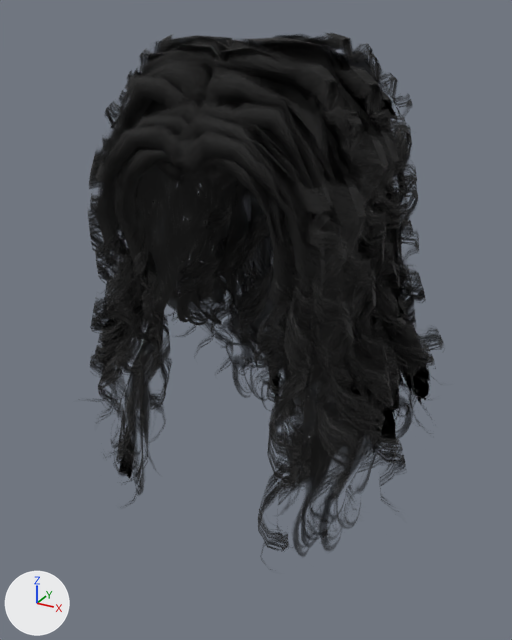
What one commit did to the glTF model app/assets/humans/male/punkduck_alpha7_curly.glb.
The view is the same before and after, from a 50 mm lens placed at (0.299, -0.585, 1.779), pointed at (-0.014, -0.017, 1.495). Every picture has the same lights, and +X, +Y and +Z are marked at lower left. The picture after the commit comes second. Vertices at exactly the same position are counted once.

The first picture shows 'part_punkduck_alpha7_curly'.
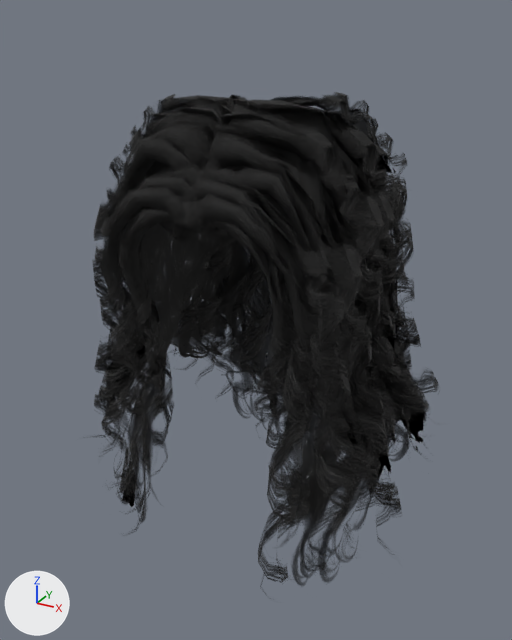
The newer file adds a shape key; the second version is drawn at full value of the shape key 'torso_short' of 'part_punkduck_alpha7_curly', and the change is written as the vertex moves it makes.

Boxes (x1, y1, x2, y2) around the edits, measured in the pictures (512 x 640 px; the box of a moved part takes in the faces that stretch with it):
'part_punkduck_alpha7_curly', reshaped
    before: (87, 33, 443, 561)
    after: (92, 92, 439, 594)
part 1 of me_curly, moved or reshaped
    before: (380, 89, 419, 264)
    after: (375, 144, 415, 311)
part 2 of me_curly, moved or reshaped
    before: (335, 67, 417, 254)
    after: (332, 129, 412, 307)
part 3 of me_curly, moved or reshaped
    before: (210, 47, 387, 213)
    after: (211, 113, 382, 281)
part 4 of me_curly, moved or reshaped
    before: (258, 44, 429, 392)
    after: (257, 105, 424, 438)
part 5 of me_curly, moved or reshaped
    before: (338, 53, 434, 395)
    after: (331, 112, 429, 441)
part 6 of me_curly, moved or reshaped
    before: (177, 157, 296, 379)
    after: (179, 220, 295, 426)
part 7 of me_curly, moved or reshaped (mostly hidden)
    before: (345, 70, 421, 355)
    after: (340, 125, 418, 415)
part 8 of me_curly, moved or reshaped (mostly hidden)
    before: (354, 96, 417, 366)
    after: (351, 158, 412, 406)
part 9 of me_curly, moved or reshaped
    before: (337, 99, 408, 399)
    after: (334, 157, 404, 445)
part 10 of me_curly, moved or reshaped
    before: (260, 77, 399, 424)
    after: (260, 141, 395, 468)
part 11 of me_curly, moved or reshaped (mostly hidden)
    before: (168, 193, 202, 316)
    after: (167, 237, 203, 353)
part 12 of me_curly, moved or reshaped
    before: (121, 148, 211, 355)
    after: (125, 208, 183, 398)
part 13 of me_curly, moved or reshaped
    before: (102, 44, 225, 145)
    after: (107, 107, 224, 200)
part 14 of me_curly, moved or reshaped (mostly hidden)
    before: (232, 40, 244, 44)
    after: (233, 99, 253, 111)
part 15 of me_curly, moved or reshaped
    before: (119, 35, 231, 102)
    after: (123, 94, 232, 158)
part 16 of me_curly, moved or reshaped
    before: (254, 33, 412, 122)
    after: (252, 95, 407, 182)
part 17 of me_curly, moved or reshaped
    before: (87, 35, 443, 561)
    after: (92, 92, 439, 594)

Patch to the scene script:
```diff
--- a/app/assets/humans/male/punkduck_alpha7_curly.glb.py
+++ b/app/assets/humans/male/punkduck_alpha7_curly.glb.py
@@ me_curly @@
-me_curly.from_pydata(...)  # 6068 vertices, 11304 faces; spans x -0.188..0.188, y -0.164..0.165, z 1.296..1.765
+me_curly.from_pydata(...)  # 6068 vertices, 11304 faces; spans x -0.188..0.188, y -0.164..0.165, z 1.267..1.719
+# me_curly part 1: the loose piece of 90 vertices spanning x 0.004..0.136, y 0.003..0.04, z 1.54..1.728 is moved by (0.0, 0.0, -0.046)
+# me_curly part 2: the loose piece of 90 vertices spanning x -0.013..0.147, y -0.049..-0.01, z 1.572..1.757 is moved by (0.0, 0.0, -0.046)
+# me_curly part 3: the loose piece of 90 vertices spanning x -0.011..0.134, y -0.114..-0.073, z 1.614..1.753 is moved by (0.0, 0.0, -0.047)
+# me_curly part 4: the loose piece of 90 vertices spanning x 0.004..0.17, y -0.08..-0.022, z 1.434..1.755 is moved by (0.0, 0.0, -0.046)
+# me_curly part 5: the loose piece of 90 vertices spanning x 0.005..0.177, y -0.057..0.021, z 1.435..1.747 is moved by (0.0, 0.0, -0.046)
+# me_curly part 6: the loose piece of 90 vertices spanning x -0.024..0.083, y -0.15..-0.112, z 1.485..1.69 is moved by (0.0, 0.0, -0.046)
+# me_curly part 7: the loose piece of 90 vertices spanning x 0.019..0.157, y -0.025..0.039, z 1.445..1.739 is scaled about its middle by (1, 1, 0.995), then moved by (0.0, 0.0, -0.046)
+# me_curly part 8: the loose piece of 90 vertices spanning x 0.017..0.159, y -0.043..0.008, z 1.466..1.74 is moved by (0.0, 0.0, -0.046)
+# me_curly part 9: the loose piece of 90 vertices spanning x 0.017..0.159, y -0.066..-0.011, z 1.441..1.738 is moved by (0.0, 0.0, -0.046)
+# me_curly part 10: the loose piece of 90 vertices spanning x 0.016..0.164, y -0.089..-0.035, z 1.42..1.734 is moved by (0.0, 0.0, -0.046)
+# me_curly part 11: the loose piece of 90 vertices spanning x -0.159..-0.022, y -0.025..0.038, z 1.445..1.736 is scaled about its middle by (1, 1, 0.995), then moved by (0.0, 0.0, -0.046)
+# me_curly part 12: the loose piece of 90 vertices spanning x -0.082..0.023, y -0.15..-0.112, z 1.485..1.689 is moved by (0.0, 0.0, -0.046)
+# me_curly part 13: the loose piece of 90 vertices spanning x -0.14..0.007, y -0.113..-0.07, z 1.61..1.754 is moved by (0.0, 0.0, -0.046)
+# me_curly part 14: the loose piece of 90 vertices spanning x -0.153..0.014, y -0.058..-0.021, z 1.544..1.756 is moved by (0.0, 0.0, -0.046)
+# me_curly part 15: the loose piece of 90 vertices spanning x -0.137..0.003, y -0.088..-0.062, z 1.681..1.763 is moved by (0.0, 0.0, -0.046)
+# me_curly part 16: the loose piece of 90 vertices spanning x 0.001..0.138, y -0.064..-0.006, z 1.683..1.765 is moved by (0.0, 0.0, -0.046)
+# me_curly part 17: 3908 of 6068 vertices moved; they spanned x -0.188..0.188, y -0.164..0.165, z 1.296..1.761 and now span x -0.188..0.188, y -0.164..0.165, z 1.267..1.714; mean shift (0.0, 0.0, -0.045); largest move (0.121, 0.024, 1.518) -> (0.121, 0.024, 1.471)
+# other edits to the shape of me_curly do not show in these pictures
 me_curly.materials.append(mat_human_punkduck_alpha7_curly)
```
